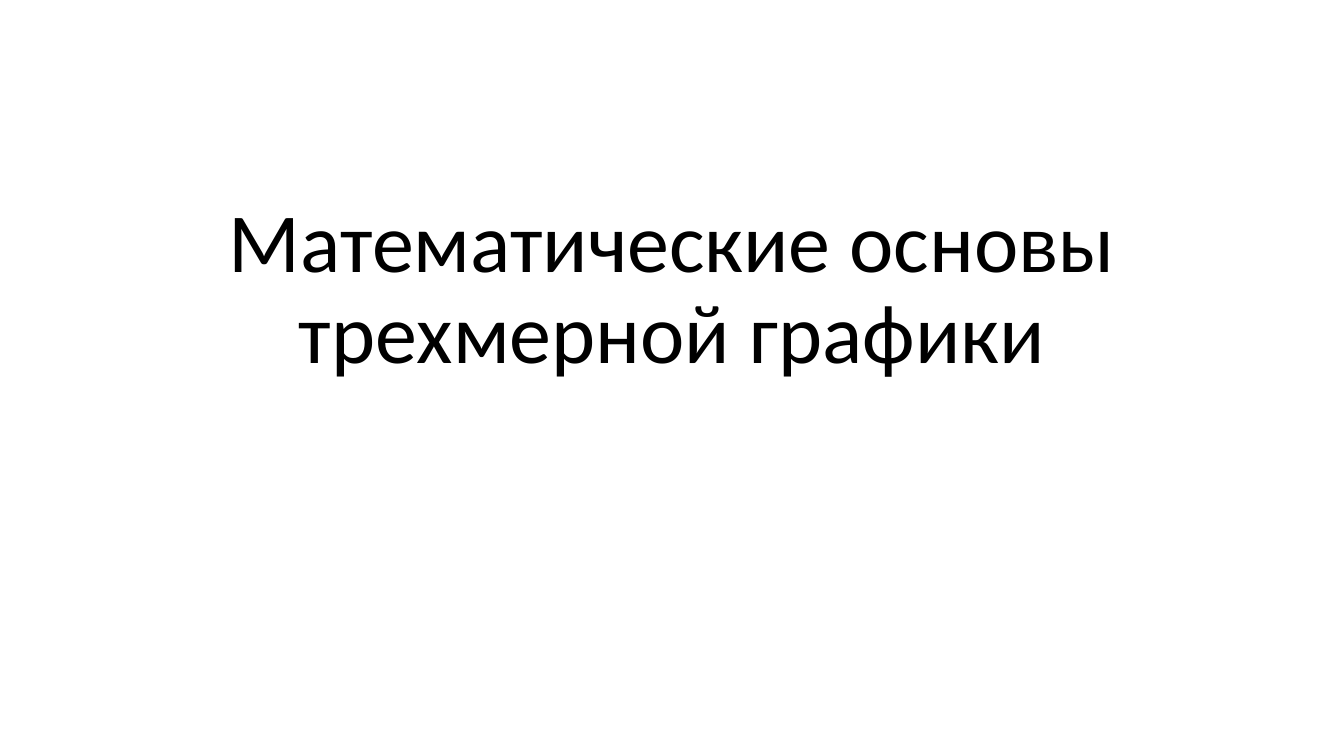
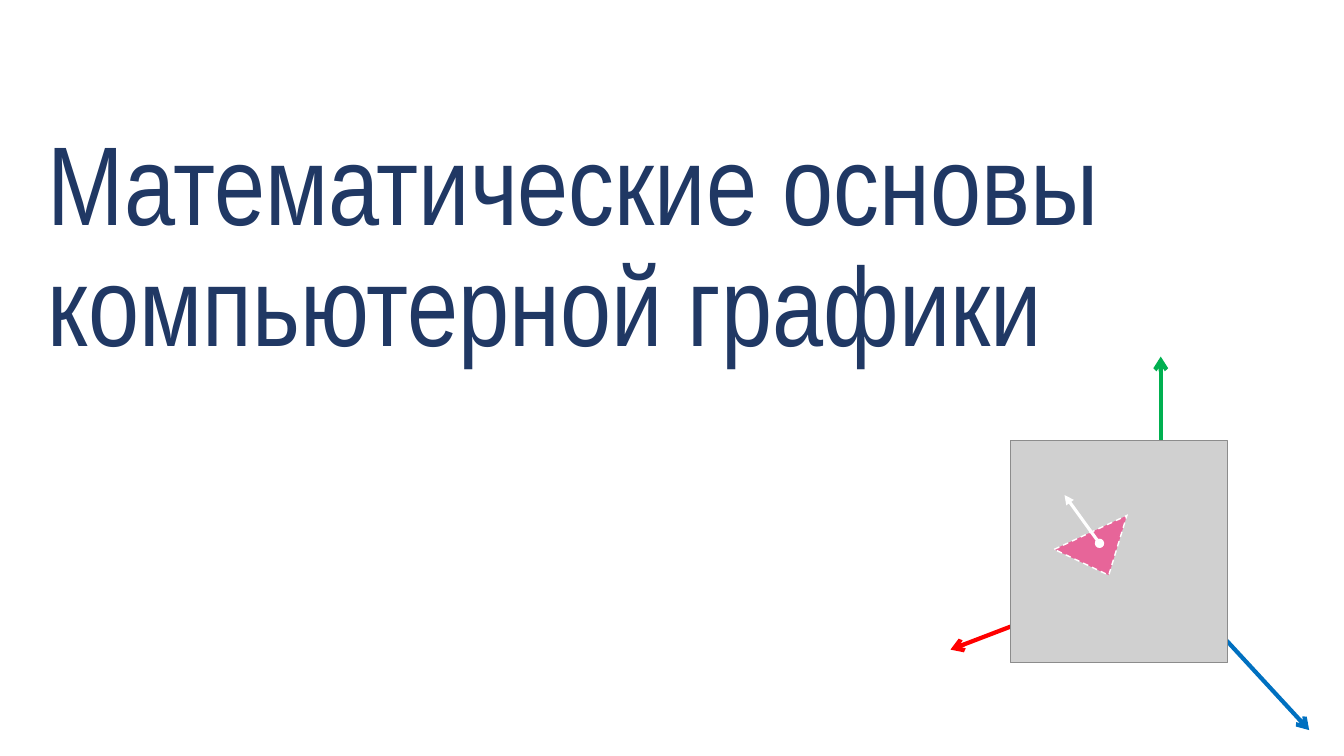
Before and after one commit to alexey-malov/cg-course, a slide deck: slide 1 of lectures/03 - Векторный анализ, трансформации и матрицы.pptx. Drawn at 1344x756 pixels with LibreOffice and Linux fonts; fonts in the diff are those of the drawing; grey boxes stand for pictures; background and template pictures are left out. Boxes give left, top, right and bottom in pixels: in the first picture for what was removed or moved away, otherwise in the second. Text is boxed around its words. In the diff, an @@ line names an element or a change of style, - is before the commit and + after.

```diff
--- a/lectures/03 - Векторный анализ, трансформации и матрицы.pptx
+++ b/lectures/03 - Векторный анализ, трансформации и матрицы.pptx
@@ title "Математические основы компьютерной графики" at <box>47,148,1099,366</box>: vertical alignment bottom to top @@
@@ title at <box>47,148,1099,366</box>: text changed; size 60 to 80 pt; font Calibri to Arial Narrow; text colour #000000 to #203864 @@
-Математические основы трехмерной графики
+Математические основы компьютерной графики
@@ group added at <box>951,357,1310,730</box>: 3 arrows, 1 picture, 1 triangle, 1 double arrow @@
```
Also in this commit, not shown: 3 other slides changed, 3 slides added.
